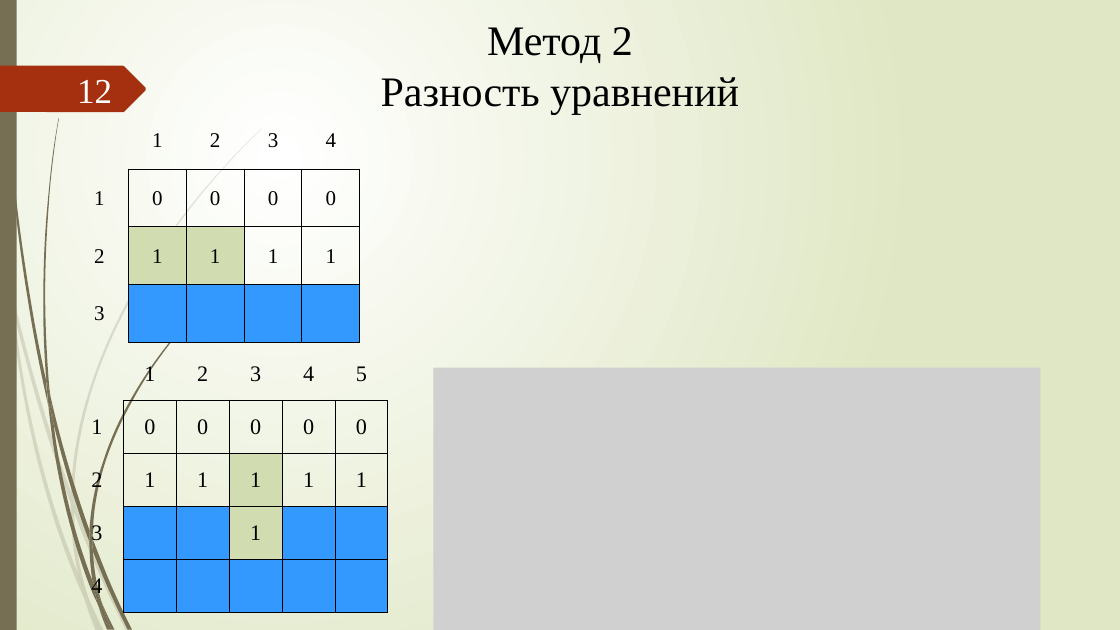
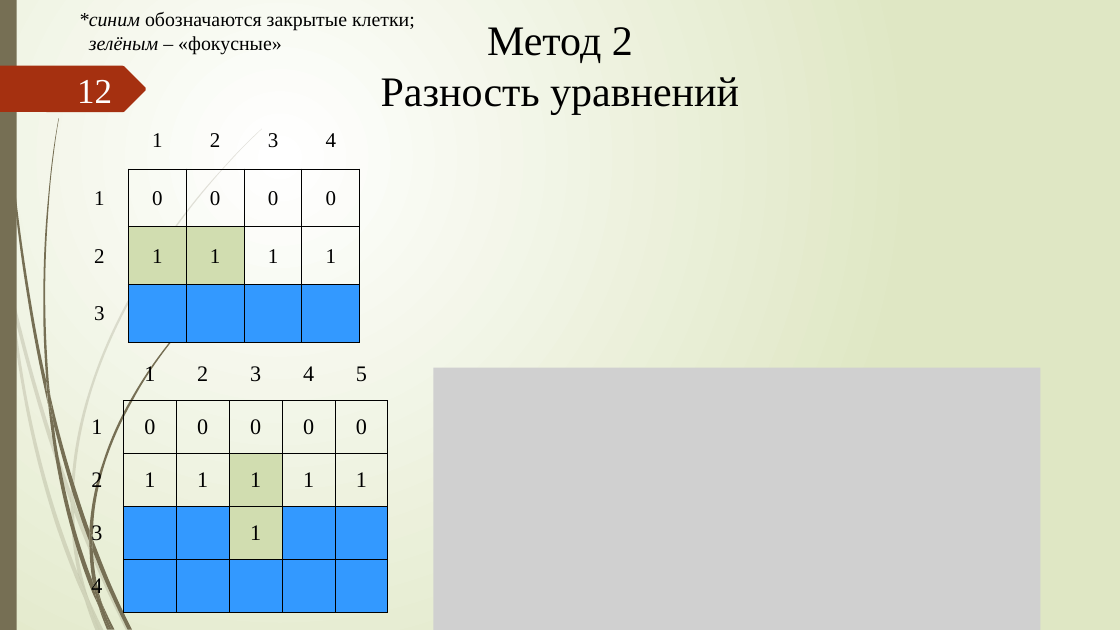
Before and after one commit to xex238/Diploma_2022, a slide deck: slide 12 of docs/Отчёты/ВКР/Новицкий_МПИ-20-4-2_ВКР_Презентация (v. 2.0).pptx. Drawn at 1120x630 pixels with LibreOffice and Linux fonts; fonts in the diff are those of the drawing; grey boxes stand for pictures. Boxes give left, top, right and bottom in pixels: in the first picture for what was removed or moved away, otherwise in the second. Text is boxed around its words. In the diff, an @@ line names an element or a change of style, - is before the commit and + after.

```diff
--- a/docs/Отчёты/ВКР/Новицкий_МПИ-20-4-2_ВКР_Презентация (v. 2.0).pptx
+++ b/docs/Отчёты/ВКР/Новицкий_МПИ-20-4-2_ВКР_Презентация (v. 2.0).pptx
@@ text added at (79, 12, 415, 55), 17 pt, text #000000 @@
+*синим обозначаются закрытые клетки;
+зелёным – «фокусные»
```
Also in this commit, not shown: 8 other slides changed, 2 slides added, 16 other files.
